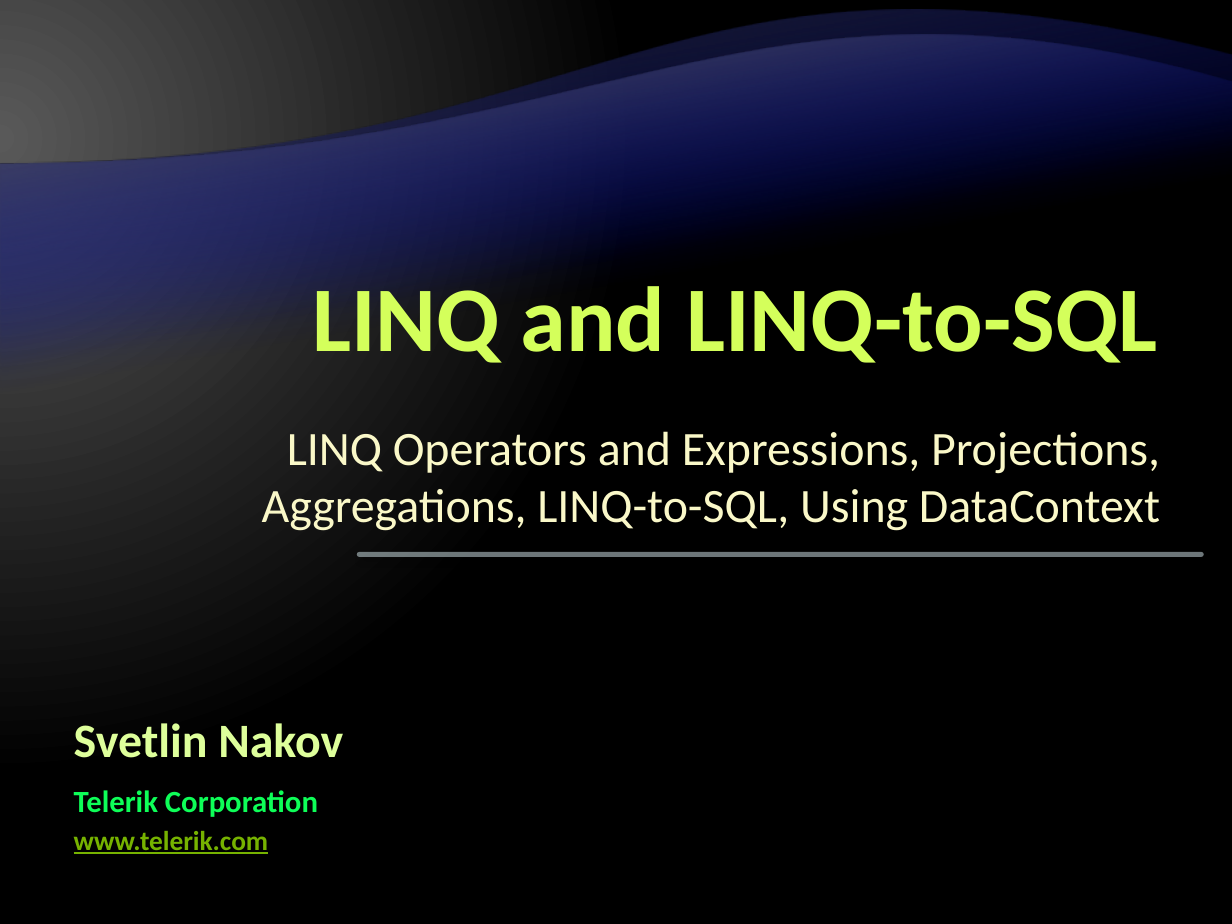
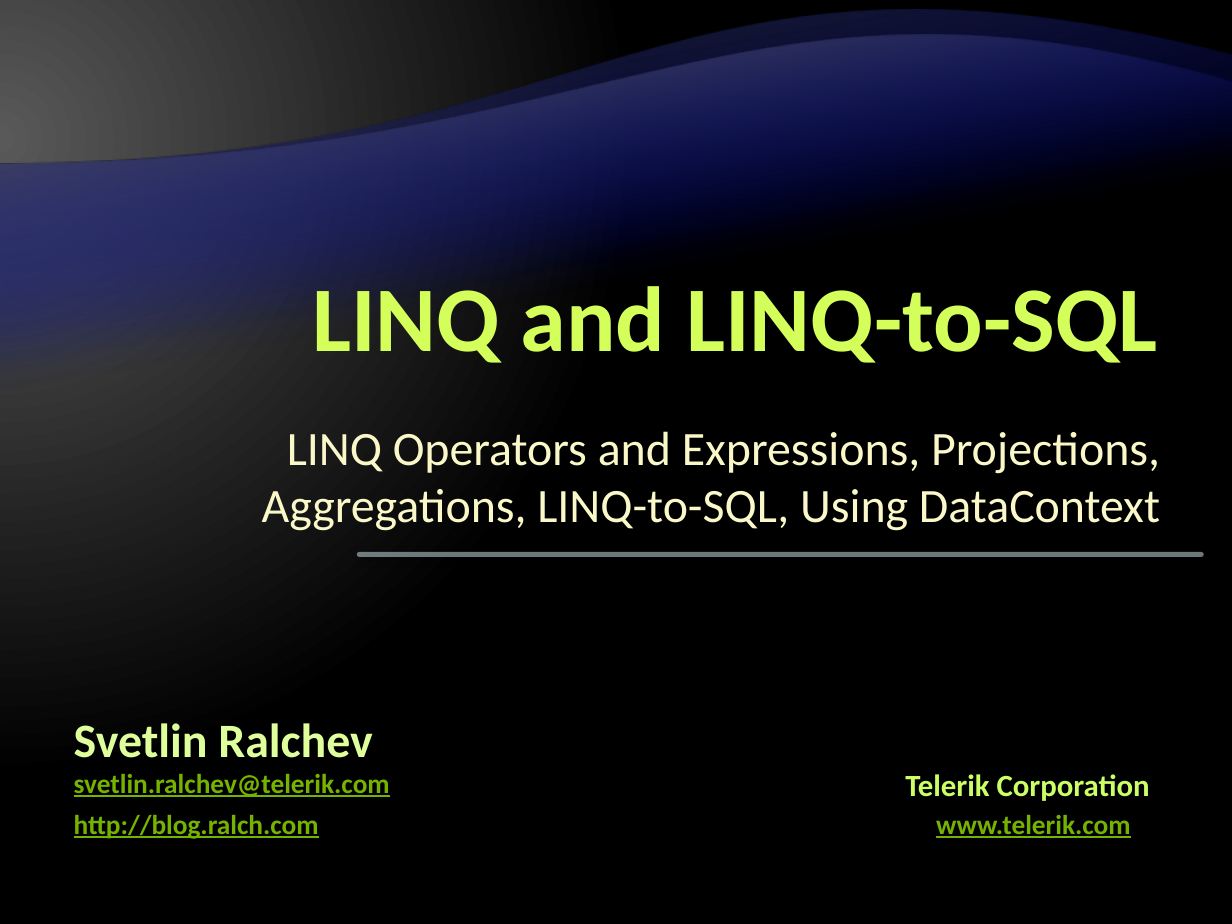
Before and after one commit to Graveheart/aspnetcourse, a slide deck: slide 1 of lectures/6. LINQ and LINQ-to-SQL.pptx. Drawn at 1232x924 pixels with LibreOffice and Linux fonts; fonts in the diff are those of the drawing; background and template pictures are left out. Boxes give left, top, right and bottom in pixels: in the first picture for what was removed or moved away, otherwise in the second. Text is boxed around its words. In the diff, an @@ line names an element or a change of style, - is before the commit and + after.

Commit message:
Created and added the presentation regarding LINQ and LINQ-TO-SQL

```diff
--- a/lectures/6. LINQ and LINQ-to-SQL.pptx
+++ b/lectures/6. LINQ and LINQ-to-SQL.pptx
@@ text at box(74, 723, 373, 758): text changed @@
-Svetlin Nakov
+Svetlin Ralchev
@@ text added at box(74, 774, 390, 797), 16 pt, text #76B200, bold, underline @@
+svetlin.ralchev@telerik.com
@@ text "Telerik Corporation": place and size @@
-text "Telerik Corporation" at box(74, 790, 318, 817)
+text "Telerik Corporation" at box(905, 774, 1150, 801)
@@ text "Telerik Corporation" at box(905, 774, 1150, 801): text colour #0EFE58 to #CCFF66 @@
@@ text "www.telerik.com": place and size @@
-text "www.telerik.com" at box(74, 831, 268, 854)
+text "www.telerik.com" at box(936, 815, 1130, 838)
@@ text added at box(74, 815, 319, 839), 16 pt, text #76B200, bold, underline @@
+http://blog.ralch.com
```
Also in this commit, not shown: 1 other slide changed, 61 slides added.
